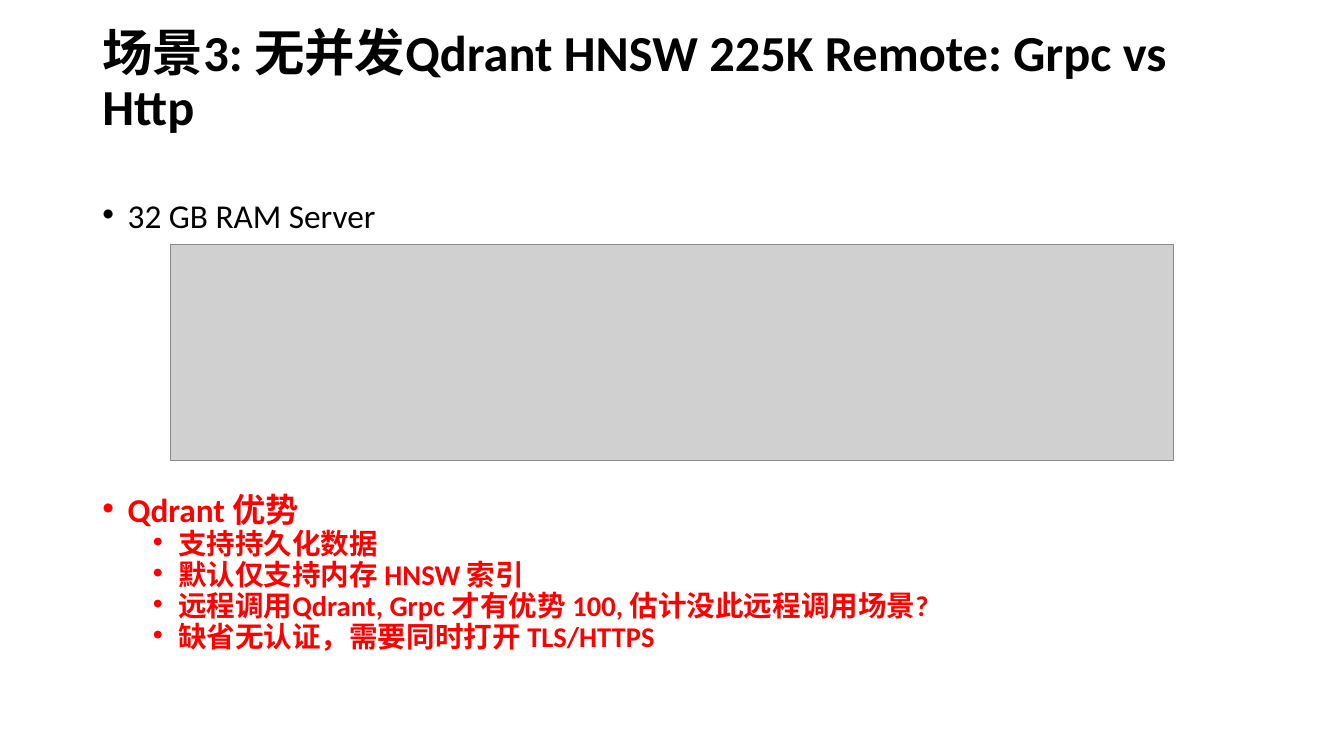
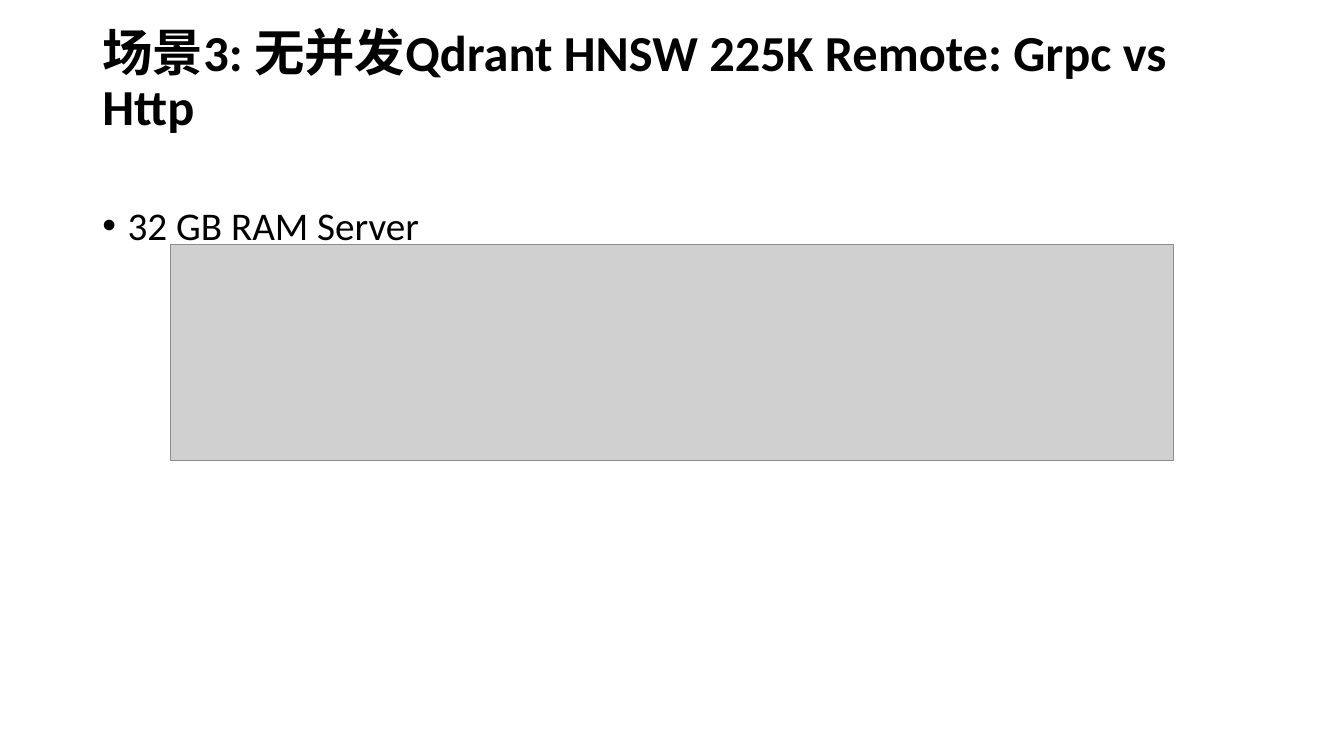
Before and after one commit to AwesomeYuer/PostgreSQL.PgVector.Performance, a slide deck: slide 16 of Vector.DataBases.And.Performance.Awesome.Yuer.pptx. Drawn at 1344x756 pixels with LibreOffice and Linux fonts; fonts in the diff are those of the drawing; grey boxes stand for pictures. Boxes give left, top, right and bottom in pixels: in the first picture for what was removed or moved away, otherwise in the second. Text is boxed around its words. In the diff, an @@ line names an element or a change of style, - is before the commit and + after.

```diff
--- a/Vector.DataBases.And.Performance.Awesome.Yuer.pptx
+++ b/Vector.DataBases.And.Performance.Awesome.Yuer.pptx
@@ text "32 GB RAM Server" at <box>128,214,419,250</box>: size 23.8 to 28 pt; line spacing 0.7 to 0.9 @@
@@ text at <box>128,493,929,651</box>: paragraphs removed @@
-• Qdrant 优势
-  • 支持持久化数据
-  • 默认仅支持内存 HNSW 索引
-  • 远程调用Qdrant, Grpc 才有优势 100, 估计没此远程调用场景?
-  • 缺省无认证，需要同时打开 TLS/HTTPS
```
